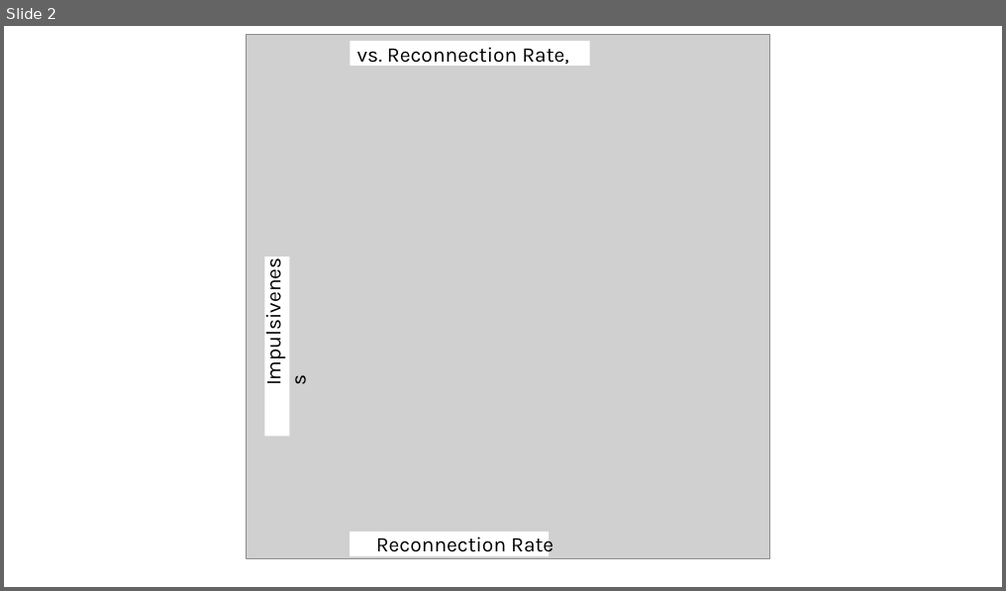
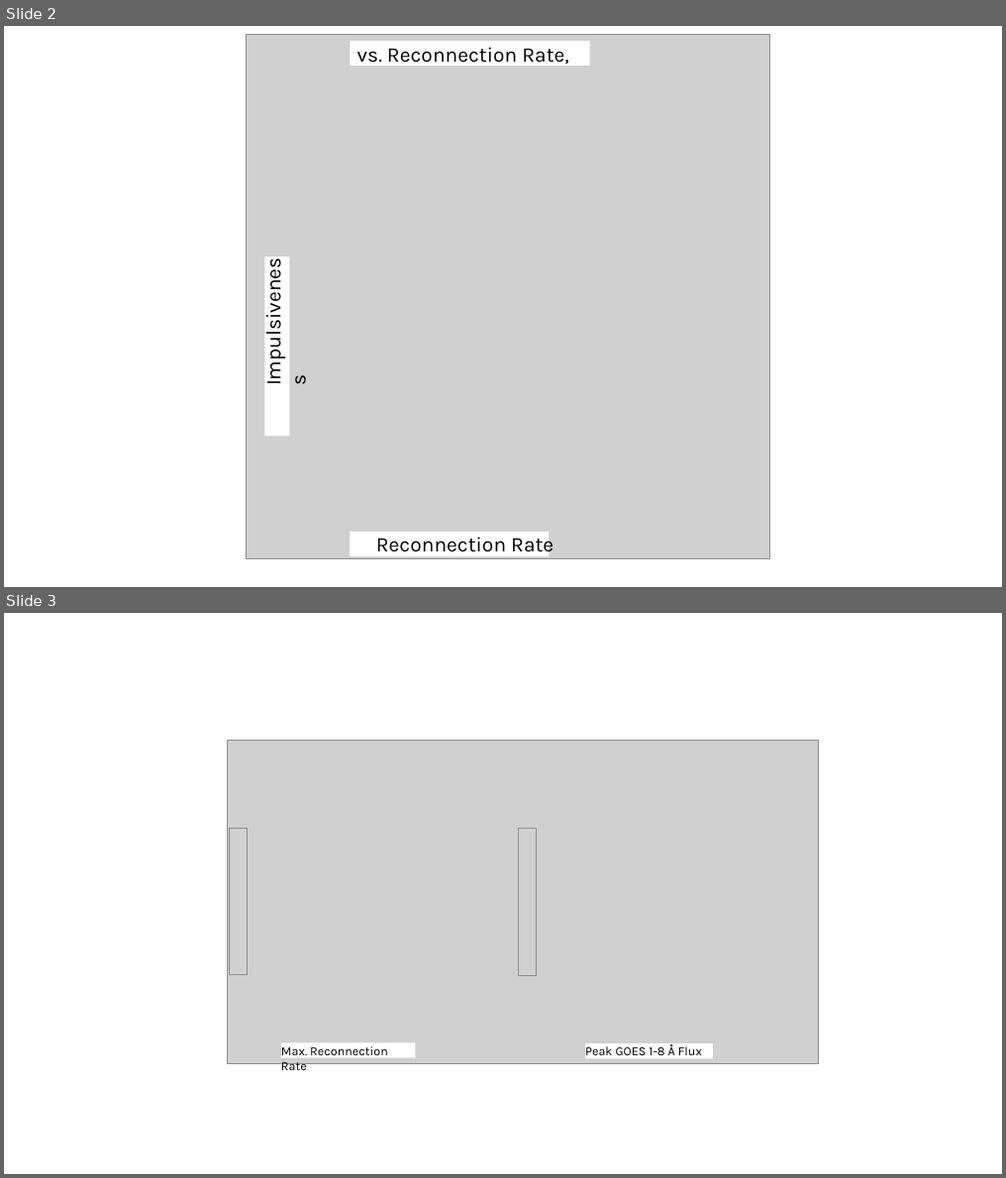
Before and after one commit to coletamburri2112/imp_dev, a slide deck: flaredurs.pptx. Shown one above the other, each under a label of ours: slide 2 before the commit, slides 2 and 3 after it. The pictures are 1006x591 and 1006x1178 pixels, drawn with LibreOffice and Linux fonts; fonts in the diff are those of the drawing; grey boxes stand for pictures. Boxes give left, top, right and bottom in pixels: in the first picture for what was removed or moved away, otherwise in the second. Text is boxed around its words. In the diff, an @@ line names an element or a change of style, - is before the commit and + after.

```diff
--- a/flaredurs.pptx
+++ b/flaredurs.pptx
@@ slide 3 added at (x1=4, y1=613, x2=1002, y2=1174), background #FFFFFF @@
@@ picture added at (x1=227, y1=741, x2=818, y2=1063) @@
@@ picture added at (x1=230, y1=828, x2=247, y2=974) @@
@@ picture added at (x1=519, y1=829, x2=537, y2=975) @@
@@ rectangle added at (x1=281, y1=1044, x2=415, y2=1059), fill #FFFFFF, 12 pt, text #000000 @@
+Max. Reconnection Rate
@@ rectangle added at (x1=586, y1=1045, x2=713, y2=1059), fill #FFFFFF, 12 pt, text #000000 @@
+Peak GOES 1-8 Å Flux
```
Also in this commit, not shown: 1 slide changed, 1 other slide added, 10 other files.
